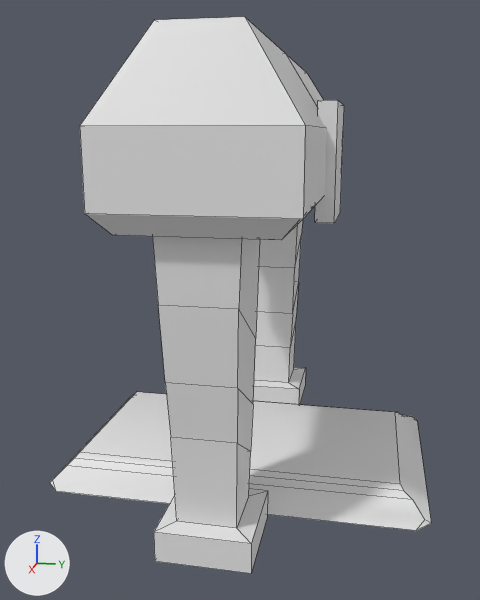
The FBX model Assets/Art/Models/TollBooth.fbx, before and after one commit.
Before and after are seen from a 50 mm camera at (0.781, 0.142, 0.399) aimed at (0.009, -0.013, 0.206). Every picture has the same lights, and +X, +Y and +Z are marked at lower left. Mesh edges are drawn as thin lines. Materials are left out; every surface is plain grey. Where no turn or scale is listed for an object, it has been applied to the vertices.

Names of what the first picture shows: 'TollBooth', 'TollRoad'.
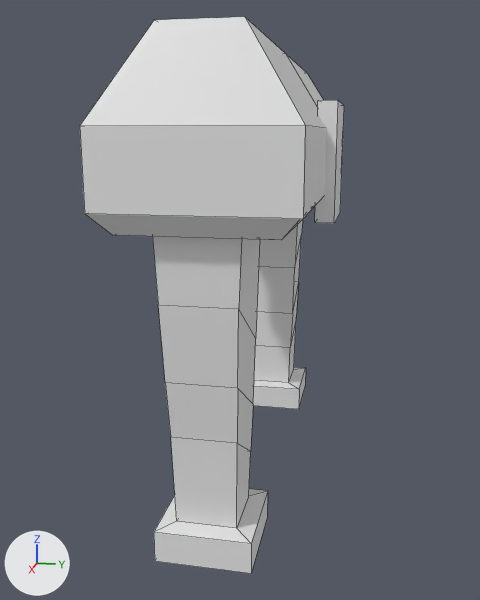
Changed parts and their boxes [x1, y1, x2, y2] in the pictures (480 x 600 px):
```json
{"object": "TollRoad", "change": "deleted", "before": [50, 392, 431, 531]}
```

The change, as JSON lines over the scene's bpy script:
```json
{"op": "remove", "block": "ob_tollroad", "code": ["ob_tollroad = bpy.data.objects.new('TollRoad', me_cylinder_022)", "ob_tollroad.location = (-0.004, 0.0, 0.014)"]}
```
